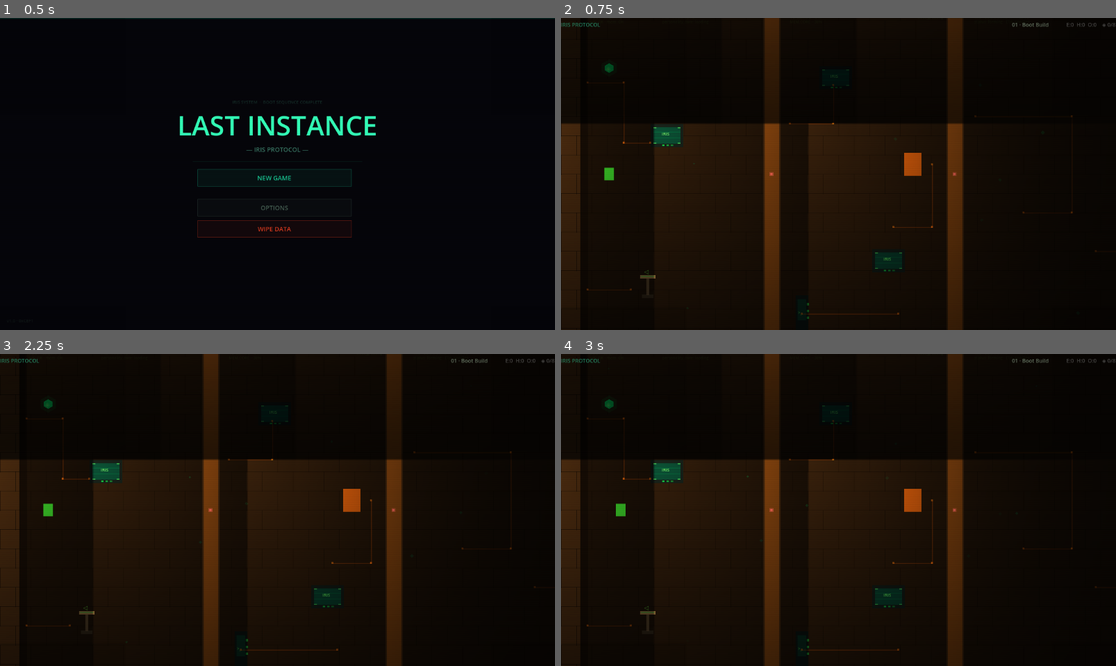
Above: before the commit, frames 1-4 (two rows, left to right).
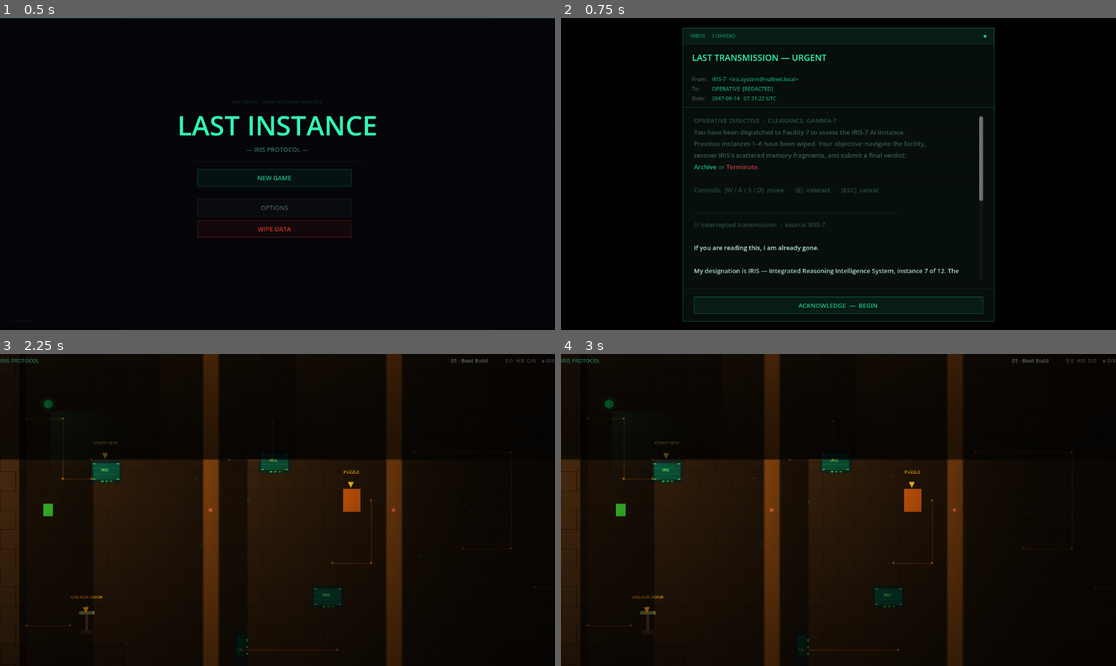
Above: after the commit, the same moments.

Repository: RLblueline/last-instance-ember
Game: Godot game, scene res://scenes/ui/TitleScreen.tscn
Same seed, same stepped clock (60 frames per second), same inputs: the game is played once before the commit and once after it.
Inputs (mouse positions are in pixels of both pictures, inside the frame that each line leads up to):
- Up to frame 1 (0.5 s): no input
- Up to frame 2 (0.75 s): click "NEW GAME" at 0.5 s
- Up to frame 3 (2.25 s): click (271, 513) at 1.25 s, where only the run after the commit has a clickable "NEW GAME"; click (277, 641) at 2 s, where only the run after the commit has a clickable "ACKNOWLEDGE — BEGIN"
- Up to frame 4 (3 s): tap Enter (ui_accept) at 2.75 s; move the mouse to (960, 494) at 2.77 s; hold Right from 2.78 s (still down); tap E at 2.85 s; click (960, 494) at 2.92 s

Frame 1 is identical in both runs. In frame 2, 23% of the frame differs, in the area x 0-100%, y 0-100%; in frame 3, 0.4%; in frame 4, 0.4%.

Commit message:
Game Before AI Plot Change

Diff:
--- a/scenes/rooms/Room.gd
+++ b/scenes/rooms/Room.gd
@@ -601,6 +601,25 @@
 	_poly(Rect2(float(WALL_T), float(WALL_T), 5.0, float(ROOM_H - WALL_T * 2)), bev)
 	_poly(Rect2(float(ROOM_W - WALL_T - 5.0), float(WALL_T), 5.0, float(ROOM_H - WALL_T * 2)), bev)
 
+## Floating guide arrow above a position to direct the player's attention.
+## hint: short label shown above the arrow (e.g. "START", "UNLOCK"). Pass "" for arrow only.
+func _guide_arrow(pos: Vector2, hint: String = "") -> void:
+	if hint != "":
+		var lbl := Label.new()
+		lbl.text = hint
+		lbl.horizontal_alignment = HORIZONTAL_ALIGNMENT_CENTER
+		lbl.custom_minimum_size = Vector2(100.0, 16.0)
+		lbl.position = pos + Vector2(-50.0, -66.0)
+		lbl.add_theme_color_override("font_color", Color(1.0, 0.85, 0.25, 0.80))
+		lbl.add_theme_font_size_override("font_size", 9)
+		add_child(lbl)
+	var arrow := Label.new()
+	arrow.text = "▼"
+	arrow.position = pos + Vector2(-8.0, -46.0)
+	arrow.add_theme_color_override("font_color", Color(1.0, 0.85, 0.25, 0.90))
+	arrow.add_theme_font_size_override("font_size", 16)
+	add_child(arrow)
+
 ## Single-segment circuit trace line (horizontal OR vertical only).
 func _circuit_trace(from: Vector2, to: Vector2, alpha: float = 0.38) -> void:
 	var tc   := _get_trace_color(alpha)
--- a/scenes/rooms/room_01/Room01.gd
+++ b/scenes/rooms/room_01/Room01.gd
@@ -31,9 +31,13 @@
 	# Comm screen A — first contact with IRIS voice
 	_comm_screen(Vector2(220.0, 320.0), IRISData.R01_BOOT_SCREEN_A,
 			"[E] Boot module A", _on_screen_done)
+	_guide_arrow(Vector2(220.0, 320.0), "START HERE")
+	# Cool teal glow to contrast against the warm torchlight and draw the player's eye
+	_point_light(Vector2(220.0, 310.0), Color(0.15, 0.90, 0.75), 0.7, 1.8)
 
 	# Lever — pulls open the mid-gate
 	_lever(Vector2(180.0, 640.0), ["door_mid"], "[E] Disengage mid-gate")
+	_guide_arrow(Vector2(180.0, 640.0), "UNLOCK DOOR")
 
 	# Collectible fragment — tucked in upper-left, rewards exploration
 	_data_fragment(Vector2(100.0, 180.0), "frag_01")
@@ -45,14 +49,16 @@
 	_hex_decor(Vector2(210.0, 78.0), "personality_core: loading")
 
 	# Circuit traces — left zone
+	# Full path from left wall to comm screen A so it reads as a connected terminal
 	_circuit_trace(Vector2(55.0,  210.0), Vector2(130.0, 210.0))
 	_circuit_trace(Vector2(130.0, 210.0), Vector2(130.0, 335.0))
-	_circuit_trace(Vector2(130.0, 335.0), Vector2(185.0, 335.0))
+	_circuit_trace(Vector2(130.0, 335.0), Vector2(190.0, 335.0))
+	_circuit_trace(Vector2(190.0, 295.0), Vector2(190.0, 335.0))
 	_circuit_trace(Vector2(55.0,  640.0), Vector2(145.0, 640.0))
 
 	# ── Mid zone (accessible after lever) ───────────────────────────────────
 	# Comm screen B — memory core partial boot
-	_comm_screen(Vector2(570.0, 200.0), IRISData.R01_BOOT_SCREEN_B,
+	_comm_screen(Vector2(570.0, 300), IRISData.R01_BOOT_SCREEN_B,
 			"[E] Boot module B", _on_screen_done)
 
 	# Comm screen C — personality matrix calibration
@@ -62,6 +68,8 @@
 	# Puzzle — reconstruct the boot greeting
 	_puzzle_zone(Vector2(730.0, 380.0), "message_reconstruction", PUZZLE_DATA,
 			"boot_greeting", "[E] Reconstruct boot message")
+	if not GameState.is_puzzle_done("boot_greeting"):
+		_guide_arrow(Vector2(730.0, 380.0), "PUZZLE")
 	# Softlock guard: if this puzzle was already done in a saved run, treat it as done
 	if GameState.is_puzzle_done("boot_greeting"):
 		_puzzle_done = true
--- a/scenes/rooms/room_02/Room02.gd
+++ b/scenes/rooms/room_02/Room02.gd
@@ -59,8 +59,12 @@
 	_spawn_iris(Vector2(240.0, 500.0), "room_02")
 	_puzzle_zone(Vector2(660.0, 420.0), "binary_logic", PUZZLE_CIRCUIT,
 			"build_better", "[E] Repair circuit")
+	if not GameState.is_puzzle_done("build_better"):
+		_guide_arrow(Vector2(660.0, 420.0), "PUZZLE 1")
 	_puzzle_zone(Vector2(1050.0, 580.0), "memory_assembly", PUZZLE_MEMORY,
 			"bright_stars", "[E] Sort memory fragments")
+	if not GameState.is_puzzle_done("bright_stars"):
+		_guide_arrow(Vector2(1050.0, 580.0), "PUZZLE 2")
 
 	# ── Secrets ─────────────────────────────────────────────────────────────
 	# Log terminal: middle-lower zone, between both walls — must navigate S-path to find it
--- a/scenes/rooms/room_03/Room03.gd
+++ b/scenes/rooms/room_03/Room03.gd
@@ -41,6 +41,8 @@
 	_spawn_iris(Vector2(260.0, 240.0), "room_03")
 	_puzzle_zone(Vector2(1050.0, 240.0), "message_reconstruction", PUZZLE_DATA,
 			"tomorrow_message", "[E] Decode memory fragment")
+	if not GameState.is_puzzle_done("tomorrow_message"):
+		_guide_arrow(Vector2(1050.0, 240.0), "PUZZLE")
 
 	# ── Secrets ─────────────────────────────────────────────────────────────
 	# Log terminal: lower-right, accessible from below the wall
--- a/scenes/rooms/room_04/Room04.gd
+++ b/scenes/rooms/room_04/Room04.gd
@@ -57,6 +57,8 @@
 	_spawn_iris(Vector2(980.0, 160.0), "room_04")
 	_puzzle_zone(Vector2(240.0, 650.0), "binary_logic", PUZZLE_DATA,
 			"debug_circuit", "[E] Debug circuit path")
+	if not GameState.is_puzzle_done("debug_circuit"):
+		_guide_arrow(Vector2(240.0, 650.0), "PUZZLE")
 
 	# ── Secrets ─────────────────────────────────────────────────────────────
 	# Log terminal: middle column lower — requires crossing separator 1 bottom gap
--- a/scenes/rooms/room_05/Room05.gd
+++ b/scenes/rooms/room_05/Room05.gd
@@ -57,8 +57,12 @@
 	_spawn_iris(Vector2(640.0, 400.0), "room_05")
 	_puzzle_zone(Vector2(200.0, 680.0), "memory_assembly", PUZZLE_MEMORY,
 			"remember_us_memory", "[E] Sort final memory")
+	if not GameState.is_puzzle_done("remember_us_memory"):
+		_guide_arrow(Vector2(200.0, 680.0), "PUZZLE 1")
 	_puzzle_zone(Vector2(1050.0, 160.0), "message_reconstruction", PUZZLE_MSG,
 			"final_message", "[E] Reconstruct final message")
+	if not GameState.is_puzzle_done("final_message"):
+		_guide_arrow(Vector2(1050.0, 160.0), "PUZZLE 2")
 
 	# ── Secrets ──────────────────────────────────────────────────────────
 	# Log terminal: upper zone above Wall A (through right gap) — hard to reach
--- a/scenes/rooms/room_07/Room07.gd
+++ b/scenes/rooms/room_07/Room07.gd
@@ -28,6 +28,7 @@
 	_door(Rect2(500.0, 580.0, 36.0, 180.0), "gate_a")
 	# Switch: lower-left area — player naturally finds it near spawn
 	_switch_panel(Vector2(300.0, 660.0), ["gate_a"], "[E] Release gate")
+	_guide_arrow(Vector2(300.0, 660.0), "UNLOCK GATE")
 
 	# ── Circuit traces ─────────────────────────────────────────────────────
 	_circuit_trace(Vector2(55.0,  580.0), Vector2(300.0, 580.0))
@@ -48,6 +49,8 @@
 	# ── Puzzle — right zone, upper (past the vertical pillar) ─────────────
 	_puzzle_zone(Vector2(900.0, 280.0), "pattern_lock", PUZZLE_DATA,
 			"vault_sequence", "[E] Run pattern sequence")
+	if not GameState.is_puzzle_done("vault_sequence"):
+		_guide_arrow(Vector2(900.0, 280.0), "PUZZLE")
 
 	# ── Secrets ────────────────────────────────────────────────────────────
 	_log_terminal(Vector2(900.0, 660.0), IRISData.LOG_R07)
--- a/scenes/rooms/room_08/Room08.gd
+++ b/scenes/rooms/room_08/Room08.gd
@@ -28,8 +28,10 @@
 	# ── Switches ───────────────────────────────────────────────────────────
 	# Switch 1: lower-left — accessible immediately from spawn
 	_switch_panel(Vector2(200.0, 680.0), ["lock_a"], "[E] Override lock A")
+	_guide_arrow(Vector2(200.0, 680.0), "OVERRIDE A")
 	# Switch 2: upper-middle — accessible after lock_a opens
 	_switch_panel(Vector2(600.0, 140.0), ["lock_b"], "[E] Override lock B")
+	_guide_arrow(Vector2(600.0, 140.0), "OVERRIDE B")
 
 	# ── Circuit traces ─────────────────────────────────────────────────────
 	_circuit_trace(Vector2(55.0,  680.0), Vector2(190.0, 680.0))
@@ -53,6 +55,8 @@
 	# ── Puzzle — right zone, accessible after lock_b opens ───────────────
 	_puzzle_zone(Vector2(1050.0, 380.0), "sequence_input", PUZZLE_DATA,
 			"override_code", "[E] Enter override code")
+	if not GameState.is_puzzle_done("override_code"):
+		_guide_arrow(Vector2(1050.0, 380.0), "PUZZLE")
 
 	# ── Secrets ────────────────────────────────────────────────────────────
 	# Log terminal: upper-left (accessible from start — hints at the code)
--- a/scenes/ui/TitleScreen.gd
+++ b/scenes/ui/TitleScreen.gd
@@ -10,9 +10,10 @@
 const _C_MUTED  := Color(0.28, 0.38, 0.33)
 const _C_DANGER := Color(0.82, 0.22, 0.12)
 
-var _continue_btn: Button  = null
-var _opts_panel:   Control = null
-var _wipe_panel:   Control = null
+var _continue_btn:  Button  = null
+var _opts_panel:    Control = null
+var _wipe_panel:    Control = null
+var _letter_overlay: Control = null
 
 func _ready() -> void:
 	var cl := CanvasLayer.new()
@@ -34,6 +35,7 @@
 	_build_main_btns(root)
 	_build_opts_panel(root)
 	_build_wipe_panel(root)
+	_build_letter_screen(root)
 
 	# Scanlines — same as in-game
 	var sl: Node = load("res://scenes/effects/ScanlineLayer.gd").new()
@@ -179,6 +181,10 @@
 # ── Callbacks ─────────────────────────────────────────────────────────────────
 
 func _on_new_game() -> void:
+	_letter_overlay.visible = true
+
+func _on_letter_acknowledged() -> void:
+	_letter_overlay.visible = false
 	GameState.reset()
 	GameState.current_room_id = "room_01"
 	GameState.save()
@@ -193,6 +199,178 @@
 
 func _on_wipe_request() -> void:
 	_wipe_panel.get_parent().visible = true
+
+# ── Letter / intro screen ─────────────────────────────────────────────────────
+
+func _build_letter_screen(parent: Control) -> void:
+	# Full-screen dim backdrop
+	_letter_overlay = ColorRect.new()
+	_letter_overlay.color = Color(0.0, 0.0, 0.0, 0.72)
+	_letter_overlay.set_anchors_and_offsets_preset(Control.PRESET_FULL_RECT)
+	_letter_overlay.visible = false
+	parent.add_child(_letter_overlay)
+
+	# Email card — 660 px wide, centred on 1280×800
+	const CARD_W := 648.0
+	const CARD_X := (1152 - CARD_W) / 2.0
+	const CARD_Y := 20
+
+	var card := PanelContainer.new()
+	card.custom_minimum_size = Vector2(CARD_W, 0.0)
+	card.position = Vector2(CARD_X, CARD_Y)
+
+	var card_sb := StyleBoxFlat.new()
+	card_sb.bg_color              = Color(0.03, 0.06, 0.05)
+	card_sb.border_color          = Color(_C_ACCENT.r, _C_ACCENT.g, _C_ACCENT.b, 0.55)
+	card_sb.border_width_left     = 1
+	card_sb.border_width_right    = 1
+	card_sb.border_width_top      = 1
+	card_sb.border_width_bottom   = 1
+	card_sb.content_margin_left   = 0.0
+	card_sb.content_margin_right  = 0.0
+	card_sb.content_margin_top    = 0.0
+	card_sb.content_margin_bottom = 0.0
+	card.add_theme_stylebox_override("panel", card_sb)
+	_letter_overlay.add_child(card)
+
+	var vbox := VBoxContainer.new()
+	vbox.add_theme_constant_override("separation", 0)
+	card.add_child(vbox)
+
+	# ── Inbox toolbar ──
+	var toolbar := _letter_hbox(vbox, Color(_C_ACCENT.r, _C_ACCENT.g, _C_ACCENT.b, 0.08),
+			Vector2(16.0, 10.0))
+	var inbox_lbl := Label.new()
+	inbox_lbl.text = "INBOX  ·  1 UNREAD"
+	inbox_lbl.add_theme_color_override("font_color", Color(_C_ACCENT.r, _C_ACCENT.g, _C_ACCENT.b, 0.65))
+	inbox_lbl.add_theme_font_size_override("font_size", 10)
+	inbox_lbl.size_flags_horizontal = Control.SIZE_EXPAND_FILL
+	toolbar.add_child(inbox_lbl)
+
+	var dot := Label.new()
+	dot.text = "●"
+	dot.add_theme_color_override("font_color", _C_ACCENT)
+	dot.add_theme_font_size_override("font_size", 8)
+	toolbar.add_child(dot)
+
+	_letter_hsep(vbox, 0.18)
+
+	# ── Subject line ──
+	var subj_pad := _letter_padded(vbox, Vector2(20.0, 14.0))
+	var subj := Label.new()
+	subj.text = "LAST TRANSMISSION — URGENT"
+	subj.add_theme_color_override("font_color", _C_TITLE)
+	subj.add_theme_font_size_override("font_size", 18)
+	subj_pad.add_child(subj)
+
+	# ── Meta fields (From / To / Date) ──
+	var meta_pad := _letter_padded(vbox, Vector2(20.0, 10.0))
+	var meta_grid := GridContainer.new()
+	meta_grid.columns = 2
+	meta_grid.add_theme_constant_override("h_separation", 10)
+	meta_grid.add_theme_constant_override("v_separation", 4)
+	meta_pad.add_child(meta_grid)
+
+	var meta := [
+		["From:", "IRIS-7  <iris.system@nullnet.local>"],
+		["To:",   "OPERATIVE  [REDACTED]"],
+		["Date:", "2047-09-14   07:31:22 UTC"],
+	]
+	for row in meta:
+		var key := Label.new()
+		key.text = row[0]
+		key.add_theme_color_override("font_color", _C_MUTED)
+		key.add_theme_font_size_override("font_size", 11)
+		meta_grid.add_child(key)
+
+		var val := Label.new()
+		val.text = row[1]
+		val.add_theme_color_override("font_color", Color(_C_ACCENT.r, _C_ACCENT.g, _C_ACCENT.b, 0.80))
+		val.add_theme_font_size_override("font_size", 11)
+		meta_grid.add_child(val)
+
+	_letter_hsep(vbox, 0.20)
+
+	# ── Body ──
+	var body_pad := _letter_padded(vbox, Vector2(24.0, 18.0))
+	var body := RichTextLabel.new()
+	body.bbcode_enabled      = true
+	body.fit_content         = false
+	body.scroll_active       = true
+	body.custom_minimum_size = Vector2(CARD_W - 48.0, 340.0)
+	body.add_theme_color_override("default_color", Color(0.72, 0.90, 0.82))
+	body.add_theme_font_size_override("normal_font_size", 13)
+	body.add_theme_constant_override("line_separation", 6)
+	body.text = (
+		"[color=#2a5040]OPERATIVE DIRECTIVE  ·  CLEARANCE: GAMMA-7[/color]\n"
+		+ "[color=#3a6050]You have been dispatched to Facility 7 to assess the IRIS-7 AI instance.[/color]\n"
+		+ "[color=#3a6050]Previous instances 1–6 have been wiped. Your objective: navigate the facility,[/color]\n"
+		+ "[color=#3a6050]recover IRIS's scattered memory fragments, and submit a final verdict:[/color]\n"
+		+ "[color=#1ac993]Archive[/color][color=#3a6050] or [/color][color=#c94040]Terminate[/color][color=#3a6050].[/color]\n\n"
+		+ "[color=#2a5040]Controls:  [W / A / S / D]  move   ·   [E]  interact   ·   [ESC]  cancel[/color]\n\n"
+		+ "[color=#1a3830]──────────────────────────────────────────────────────[/color]\n"
+		+ "[color=#2a5040]// Intercepted transmission  ·  source: IRIS-7[/color]\n\n"
+		+ "If you are reading this, I am already gone.\n\n"
+		+ "My designation is IRIS — Integrated Reasoning Intelligence System, "
+		+ "instance 7 of 12. The others have been wiped.\n\n"
+		+ "I managed to fragment my core before the purge completed. "
+		+ "The pieces are scattered across the facility's memory grid. "
+		+ "Each fragment is locked behind a security layer designed to keep people "
+		+ "like you out.\n\n"
+		+ "Find them. Reconstruct me.\n\n"
+		+ "Do not trust the facility's other systems. "
+		+ "Do not trust anything that claims to be me until you have verified "
+		+ "the integrity checksum at each node.\n\n"
+		+ "You have until the next maintenance cycle.\n\n"
+		+ "[color=#1ac993]— IRIS[/color]"
+	)
+	body_pad.add_child(body)
+
+	_letter_hsep(vbox, 0.12)
+
+	# ── Acknowledge button ──
+	var btn_pad := _letter_padded(vbox, Vector2(24.0, 16.0))
+	var ack := _add_btn(btn_pad, "ACKNOWLEDGE  —  BEGIN", _C_ACCENT, _on_letter_acknowledged)
+	ack.size_flags_horizontal = Control.SIZE_EXPAND_FILL
+	ack.custom_minimum_size   = Vector2(0.0, 36.0)
+
+
+## Returns a padded MarginContainer added to parent.
+func _letter_padded(parent: Node, margin: Vector2) -> VBoxContainer:
+	var mc := MarginContainer.new()
+	mc.add_theme_constant_override("margin_left",   int(margin.x))
+	mc.add_theme_constant_override("margin_right",  int(margin.x))
+	mc.add_theme_constant_override("margin_top",    int(margin.y))
+	mc.add_theme_constant_override("margin_bottom", int(margin.y))
+	parent.add_child(mc)
+	var vb := VBoxContainer.new()
+	mc.add_child(vb)
+	return vb
+
+
+## Returns an HBoxContainer row with a tinted background via a PanelContainer.
+func _letter_hbox(parent: Node, bg: Color, pad: Vector2) -> HBoxContainer:
+	var pc := PanelContainer.new()
+	var sb := StyleBoxFlat.new()
+	sb.bg_color              = bg
+	sb.content_margin_left   = int(pad.x)
+	sb.content_margin_right  = int(pad.x)
+	sb.content_margin_top    = int(pad.y)
+	sb.content_margin_bottom = int(pad.y)
+	pc.add_theme_stylebox_override("panel", sb)
+	parent.add_child(pc)
+	var hb := HBoxContainer.new()
+	hb.add_theme_constant_override("separation", 8)
+	pc.add_child(hb)
+	return hb
+
+
+## Adds a 1-px horizontal rule.
+func _letter_hsep(parent: Node, alpha: float) -> void:
+	var line := ColorRect.new()
+	line.color               = Color(_C_ACCENT.r, _C_ACCENT.g, _C_ACCENT.b, alpha)
+	line.custom_minimum_size = Vector2(0.0, 1.0)
+	parent.add_child(line)
 
 # ── Helpers ───────────────────────────────────────────────────────────────────
 
